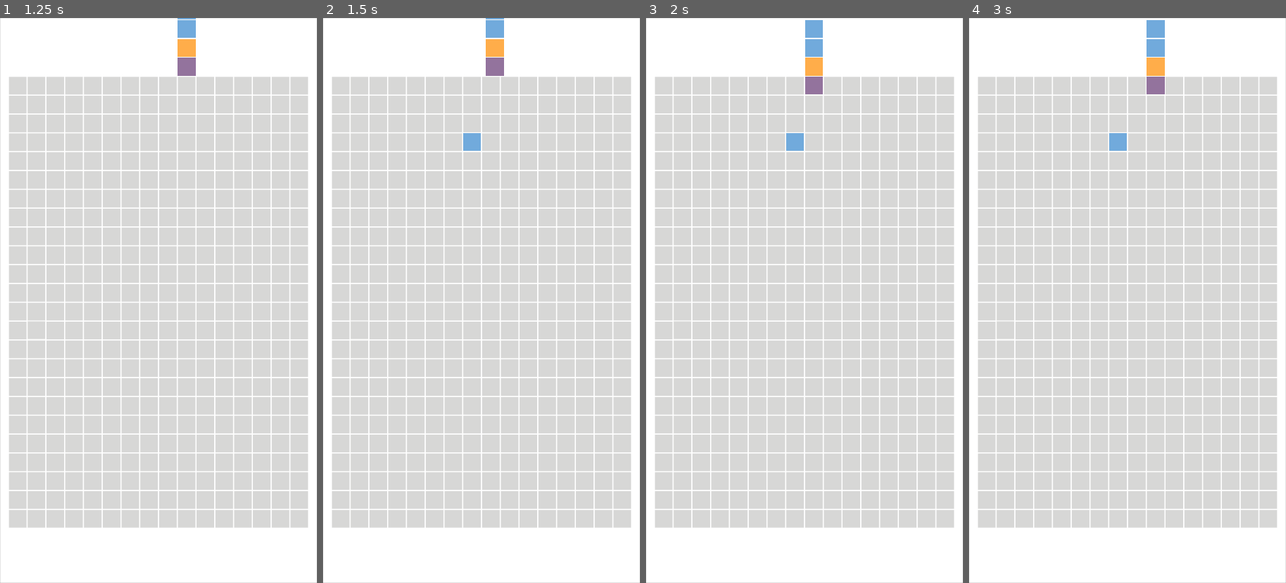
Above: before the commit, frames 1-4 (left to right).
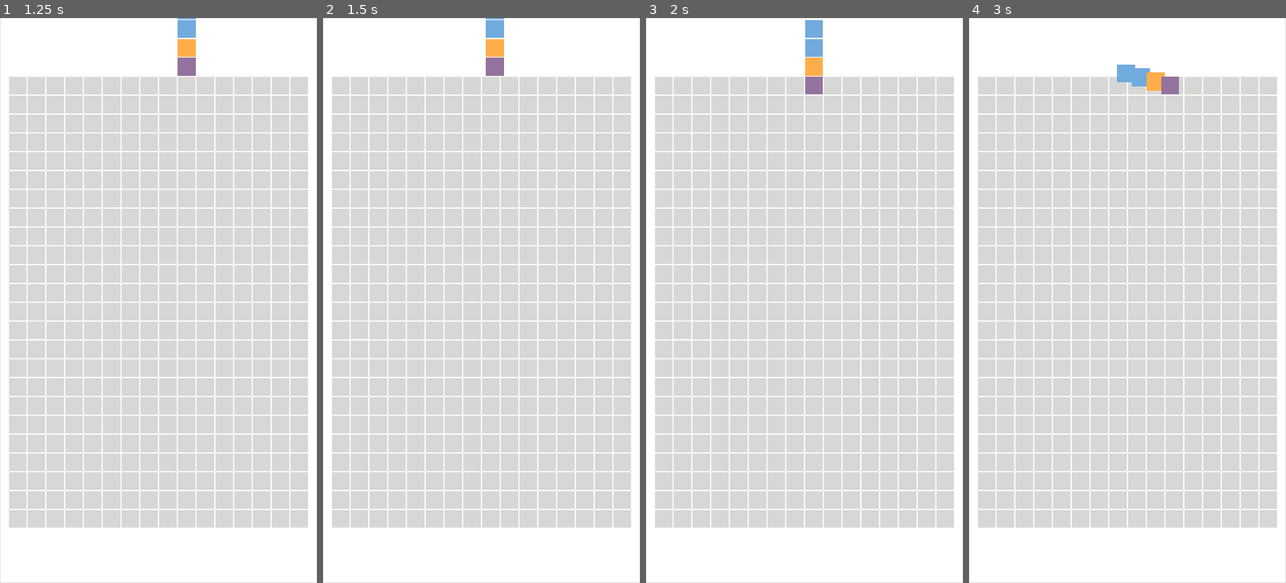
Above: after the commit, the same moments.

Repository: arabbani/tetris-game
Game: Godot game, scene res://scenes/game_window.tscn
The game is run twice, just before and just after one commit, with the same random seed, the same clock (stepped at 60 frames per second) and the same inputs. The project has no main scene, so this scene is started directly.
Inputs (mouse positions are in pixels of both pictures, inside the frame that each line leads up to):
- Up to frame 1 (1.25 s): tap Enter at 0.5 s; move the mouse to (228, 272) at 0.52 s; hold Right (ui_right) from 0.53 s (still down)
- Up to frame 2 (1.5 s): tap Space at 1.25 s; move the mouse to (418, 328) at 1.27 s; release Right (ui_right) at 1.28 s; hold Left (ui_left) from 1.28 s (still down)
- Up to frame 3 (2 s): keep holding Left (ui_left)
- Up to frame 4 (3 s): tap Enter at 2 s; move the mouse to (1159, 176) at 2.02 s; release Left (ui_left) at 2.03 s; hold Right (ui_right) 2.03-2.78 s; tap Space at 2.75 s; move the mouse to (1111, 413) at 2.77 s; hold Up (ui_up) from 2.78 s (still down)

Frame 1 is identical in both runs. In frame 2, 0.2% of the frame differs, in the area x 44-50%, y 20-24%; in frame 3, 0.2%; in frame 4, 1.3%, in the area x 44-67%, y 0-24%.

Commit message:
Rotation working

Diff:
--- a/scripts/game_grid.gd
+++ b/scripts/game_grid.gd
@@ -22,9 +22,43 @@
 		"name": "Z",
 		"position": [
 			[
-				[1, 1, 0],
-				[0, 1, 1],
+				[1, 0, 0],
+				[1, 1, 0],
+				[0, 1, 0]
+			],
+			[
+				[0, 0, 0],
+				[0, 1, 1],
+				[1, 1, 0]
+			],
+			[
+				[0, 1, 0],
+				[0, 1, 1],
+				[0, 0, 1]
+			],
+			[
+				[0, 1, 1],
+				[1, 1, 0],
 				[0, 0, 0]
+			]
+		],
+		"x_offset": 6,
+		"y_offset": [-2, -3, -3, -3],
+		"rotate": true,
+		"tiles": 4
+	},
+	{
+		"name": "S",
+		"position": [
+			[
+				[0, 1, 0],
+				[1, 1, 0],
+				[1, 0, 0]
+			],
+			[
+				[0, 0, 0],
+				[1, 1, 0],
+				[0, 1, 1]
 			],
 			[
 				[0, 0, 1],
@@ -32,135 +66,112 @@
 				[0, 1, 0]
 			],
 			[
+				[1, 1, 0],
+				[0, 1, 1],
+				[0, 0, 0]
+			]
+		],
+		"x_offset": 6,
+		"y_offset": [-2, -3, -3, -3],
+		"rotate": true,
+		"tiles": 4
+	},
+	{
+		"name": "J",
+		"position": [
+			[
+				[0, 0, 1],
+				[1, 1, 1],
+				[0, 0, 0]
+			],
+			[
+				[1, 1, 0],
+				[0, 1, 0],
+				[0, 1, 0]
+			],
+			[
 				[0, 0, 0],
-				[1, 1, 0],
+				[1, 1, 1],
+				[1, 0, 0]
+			],
+			[
+				[0, 1, 0],
+				[0, 1, 0],
 				[0, 1, 1]
-			],
-			[
-				[0, 1, 0],
-				[1, 1, 0],
-				[1, 0, 0]
-			]
-		],
-		"x_offset": [6, 6, 6, 7],
-		"y_offset": [-2, -3, -3, -3],
-		"rotate": true
-	},
-	{
-		"name": "S",
-		"position": [
-			[
-				[0, 1, 1],
-				[1, 1, 0],
+			]
+		],
+		"x_offset": 6,
+		"y_offset": [-3, -2, -3, -3],
+		"rotate": true,
+		"tiles": 4
+	},
+	{
+		"name": "T",
+		"position": [
+			[
+				[0, 1, 0],
+				[0, 1, 1],
+				[0, 1, 0]
+			],
+			[
+				[0, 1, 0],
+				[1, 1, 1],
 				[0, 0, 0]
 			],
 			[
 				[0, 1, 0],
-				[0, 1, 1],
+				[1, 1, 0],
+				[0, 1, 0]
+			],
+			[
+				[0, 0, 0],
+				[1, 1, 1],
+				[0, 1, 0]
+			]
+		],
+		"x_offset": 6,
+		"y_offset": [-3, -3, -2, -3],
+		"rotate": true,
+		"tiles": 4
+	},
+	{
+		"name": "L",
+		"position": [
+			[
+				[0, 0, 0],
+				[1, 1, 1],
 				[0, 0, 1]
 			],
 			[
-				[0, 0, 0],
-				[0, 1, 1],
+				[0, 1, 1],
+				[0, 1, 0],
+				[0, 1, 0]
+			],
+			[
+				[1, 0, 0],
+				[1, 1, 1],
+				[0, 0, 0]
+			],
+			[
+				[0, 1, 0],
+				[0, 1, 0],
 				[1, 1, 0]
-			],
-			[
-				[1, 0, 0],
-				[1, 1, 0],
-				[0, 1, 0]
-			]
-		],
-		"x_offset": 6,
-		"y_offset": [-2, -3, -3, -3],
-		"rotate": true
-	},
-	{
-		"name": "J",
-		"position": [
-			[
-				[0, 1, 0],
-				[0, 1, 0],
-				[1, 1, 0]
-			],
-			[
-				[1, 0, 0],
-				[1, 1, 1],
-				[0, 0, 0]
-			],
-			[
-				[0, 1, 1],
-				[0, 1, 0],
-				[0, 1, 0]
-			],
-			[
-				[0, 0, 0],
-				[1, 1, 1],
-				[0, 0, 1]
-			]
-		],
-		"x_offset": 6,
-		"y_offset": [-3, -2, -3, -3],
-		"rotate": true
-	},
-	{
-		"name": "T",
-		"position": [
-			[
-				[0, 0, 0],
-				[1, 1, 1],
-				[0, 1, 0]
-			],
-			[
-				[0, 1, 0],
-				[1, 1, 0],
-				[0, 1, 0]
-			],
-			[
-				[0, 1, 0],
-				[1, 1, 1],
-				[0, 0, 0]
-			],
-			[
-				[0, 1, 0],
-				[0, 1, 1],
-				[0, 1, 0]
-			]
-		],
-		"x_offset": 6,
-		"y_offset": [-3, -3, -2, -3],
-		"rotate": true
-	},
-	{
-		"name": "L",
-		"position": [
-			[
-				[0, 1, 0],
-				[0, 1, 0],
-				[0, 1, 1]
-			],
-			[
-				[0, 0, 0],
-				[1, 1, 1],
-				[1, 0, 0]
-			],
-			[
-				[1, 1, 0],
-				[0, 1, 0],
-				[0, 1, 0]
-			],
-			[
-				[0, 0, 1],
-				[1, 1, 1],
-				[0, 0, 0]
 			]
 		],
 		"x_offset": 6,
 		"y_offset": [-3, -3, -3, -2],
-		"rotate": true
+		"rotate": true,
+		"tiles": 4
 	},
 	{
 		"name": "I",
 		"position": [
+			[
+				[0, 0, 0, 0],
+				[1, 1, 1, 1],
+				[0, 0, 0, 0],
+				[0, 0, 0, 0]
+			],
 			[
 				[0, 1, 0, 0],
 				[0, 1, 0, 0],
@@ -169,26 +180,21 @@
 			],
 			[
 				[0, 0, 0, 0],
+				[0, 0, 0, 0],
 				[1, 1, 1, 1],
-				[0, 0, 0, 0],
 				[0, 0, 0, 0]
 			],
 			[
 				[0, 0, 1, 0],
 				[0, 0, 1, 0],
 				[0, 0, 1, 0],
-				[0, 0, 1, 0]
-			],
-			[
-				[0, 0, 0, 0],
-				[0, 0, 0, 0],
-				[1, 1, 1, 1],
-				[0, 0, 0, 0]
+				[0, 0, 1, 0],
 			]
 		],
 		"x_offset": 6,
 		"y_offset": [-4, -2, -4, -3],
-		"rotate": true
+		"rotate": true,
+		"tiles": 4
 	},
 	{
 		"name": "O",
@@ -200,7 +206,8 @@
 		],
 		"x_offset": 7,
 		"y_offset": [-2],
-		"rotate": false
+		"rotate": false,
+		"tiles": 4
 	}
 ]
 var grid_tiles = []
@@ -214,16 +221,14 @@
 
 # create new tetromino
 func create_new_tetromino():
-	var random_number = random_number(tetrominoes.size())
-	var tetromino = tetrominoes[random_number]
-	current_tetromino = Tetromino.new(tetromino)
+	current_tetromino = Tetromino.new(tetrominoes[random_number(tetrominoes.size())])
 	select_tiles()
 
 # select tiles for the current tetromino
 func select_tiles():
 	var tiles = []
-	var number = current_tetromino.tetromino["position"].size()
-	for i in number:
+	var number_of_tiles = current_tetromino.tetromino["tiles"]
+	for i in number_of_tiles:
 		var random_number = random_number(available_tiles.size())
 		tiles.append(available_tiles[random_number].instance())
 	current_tetromino.tiles = tiles
@@ -233,10 +238,10 @@
 func draw_tetromino():
 	var tile_index = 0
 	var active_tetromino = current_tetromino.active_tetromino
-	for row in active_tetromino.size():
-		var positions = active_tetromino[row]
-		for column in positions.size():
-			if positions[column]:
+	for column in active_tetromino.size():
+		var positions = active_tetromino[column]
+		for row in positions.size():
+			if positions[row]:
 				var tile = current_tetromino.tiles[tile_index]
 				tile_index += 1
 				add_child(tile)
@@ -245,11 +250,11 @@
 
 # move tetromino down
 func move_tetromino_down():
-	var tile = available_tiles[0].instance()
-	grid_tiles[7][3] = tile
-	add_child(tile)
-	tile.position = grid_to_pixel(grid_x_start, grid_y_start, 7, 3)
-	if move_allowed(get_x_start(current_tetromino.current_x_offset()), get_y_start(current_tetromino.current_y_offset()), MoveAction.MOVE_DOWN):
+	#var tile = available_tiles[0].instance()
+	#grid_tiles[7][3] = tile
+	#add_child(tile)
+	#tile.position = grid_to_pixel(grid_x_start, grid_y_start, 7, 3)
+	if move_allowed(get_x_start(current_tetromino.current_x_offset()), get_y_start(current_tetromino.current_y_offset()), MoveAction.MOVE_DOWN, current_tetromino.active_tetromino):
 		current_tetromino.move_down()
 		move_tetromino()
 	else:
@@ -257,13 +262,13 @@
 
 # move tetromino left
 func move_tetromino_left():
-	if move_allowed(get_x_start(current_tetromino.current_x_offset()), get_y_start(current_tetromino.current_y_offset()), MoveAction.MOVE_LEFT):
+	if move_allowed(get_x_start(current_tetromino.current_x_offset()), get_y_start(current_tetromino.current_y_offset()), MoveAction.MOVE_LEFT, current_tetromino.active_tetromino):
 		current_tetromino.move_left()
 		move_tetromino()
 
 # move tetromino right
 func move_tetromino_right():
-	if move_allowed(get_x_start(current_tetromino.current_x_offset()), get_y_start(current_tetromino.current_y_offset()), MoveAction.MOVE_RIGHT):
+	if move_allowed(get_x_start(current_tetromino.current_x_offset()), get_y_start(current_tetromino.current_y_offset()), MoveAction.MOVE_RIGHT, current_tetromino.active_tetromino):
 		current_tetromino.move_right()
 		move_tetromino()
 
@@ -271,23 +276,33 @@
 func rotate_tetromino():
 	if current_tetromino.tetromino["rotate"]:
 		print("ROTATE")
-		#var rotated_tetromino =
-		current_tetromino.rotate()
+		var rotated_index = current_tetromino.next_active_tetromino_index()
+		var rotated_tetromino = current_tetromino.tetromino["position"][rotated_index]
+		print(current_tetromino.tetromino["name"])
+		print(rotated_index)
+		print(rotated_tetromino)
+		var x_start = get_x_start(current_tetromino.tetromino["x_offset"])
+		var y_start = get_y_start(current_tetromino.tetromino["y_offset"][rotated_index])
+		if move_allowed(x_start, y_start, MoveAction.ROTATE, rotated_tetromino):
+			current_tetromino.rotate(rotated_index)
+			move_tetromino()
+		else:
+			print("n")
 
 # move tetromino
 func move_tetromino():
 	var tile_index = 0
 	var active_tetromino = current_tetromino.active_tetromino
-	for row in active_tetromino.size():
-		var positions = active_tetromino[row]
-		for column in positions.size():
-			if positions[column]:
+	for column in active_tetromino.size():
+		var positions = active_tetromino[column]
+		for row in positions.size():
+			if positions[row]:
 				var tile = current_tetromino.tiles[tile_index]
 				tile_index += 1
 				tile.move(grid_to_pixel(get_x_start(current_tetromino.current_x_offset()), get_y_start(current_tetromino.current_y_offset()), column, row))
 
 # check whether the move is allowed
-func move_allowed(tetromino_x, tetromino_y, move_direction):
+func move_allowed(tetromino_x, tetromino_y, move_direction, tetromino):
 	var offset = Vector2(0, 0)
 	match move_direction:
 		MoveAction.MOVE_LEFT:
@@ -296,11 +311,10 @@
 			offset.x += tile_size
 		MoveAction.MOVE_DOWN:
 			offset.y += tile_size
-	var active_tetromino = current_tetromino.active_tetromino
-	for row in active_tetromino.size():
-		var positions = active_tetromino[row]
-		for column in positions.size():
-			if positions[column]:
+	for column in tetromino.size():
+		var positions = tetromino[column]
+		for row in positions.size():
+			if positions[row]:
 				var pixel_position = grid_to_pixel(tetromino_x, tetromino_y, column, row) + offset
 				var grid_position = pixel_to_grid(grid_x_start, grid_y_start, pixel_position.x, pixel_position.y)
 				if grid_position.x < 0 or grid_position.x >= columns or grid_position.y >= rows:
@@ -379,15 +393,16 @@
 	func select_active_tetromino():
 		active_tetromino = tetromino["position"][active_tetromino_index]
 
-	func rotate_active_tetromino_index():
+	func next_active_tetromino_index():
 		var index = active_tetromino_index
 		index += 1
 		if index >= 4:
 			index = 0
 		return index
 
-	func rotate():
-		active_tetromino_index = rotate_active_tetromino_index()
+	func rotate(index):
+		active_tetromino_index = index
+		select_active_tetromino()
 
 	func current_x_offset():
 		return tetromino["x_offset"]
